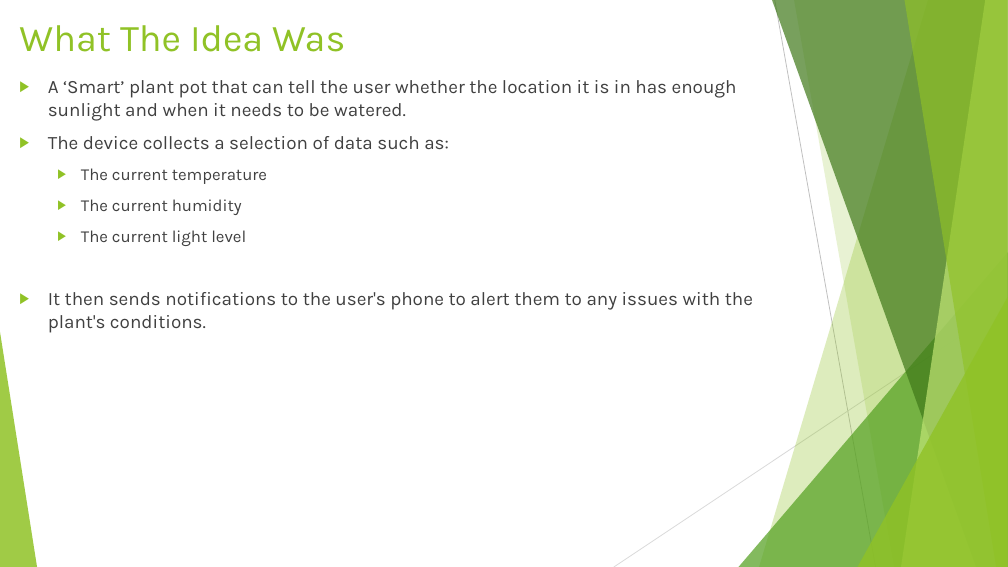
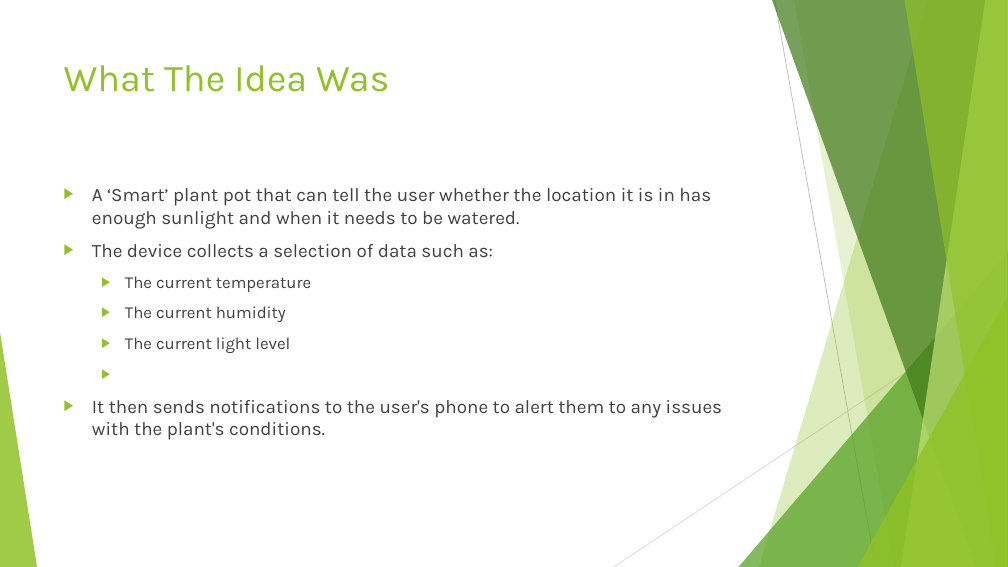
Before and after one commit to OliverWKRichardson/Internet-of-Things-Classwork, a slide deck: slide 2 of Assignment2/Design Jury/Presentation/or83 Design Jury.pptm. Drawn at 1008x567 pixels with LibreOffice and Linux fonts; fonts in the diff are those of the drawing. Boxes give left, top, right and bottom in pixels: in the first picture for what was removed or moved away, otherwise in the second. Text is boxed around its words. In the diff, an @@ line names an element or a change of style, - is before the commit and + after.

```diff
--- a/Assignment2/Design Jury/Presentation/or83 Design Jury.pptm
+++ b/Assignment2/Design Jury/Presentation/or83 Design Jury.pptm
@@ title "What The Idea Was": place and size @@
-title "What The Idea Was" at bbox=[19, 25, 345, 52]
+title "What The Idea Was" at bbox=[64, 65, 389, 92]
@@ text "A ‘Smart’ plant pot that ..." rewrapped from bbox=[48, 80, 753, 333] to bbox=[92, 188, 723, 440] @@
```
Also in this commit, not shown: 1 other slide changed.
